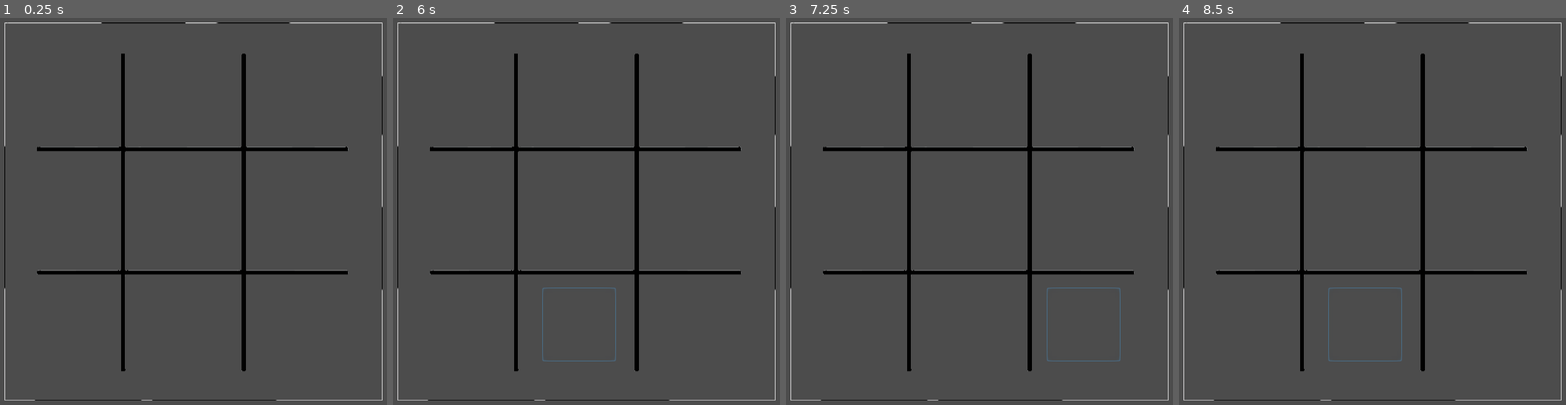
Above: before the commit, frames 1-4 (left to right).
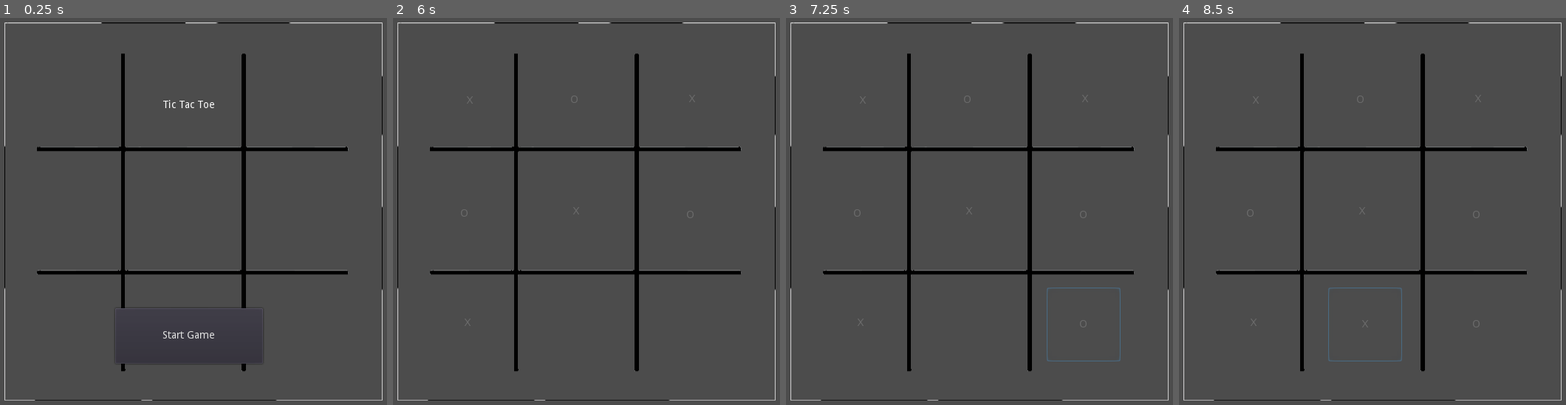
Above: after the commit, the same moments.

Repository: TriNerdia/tic-tac-toe
Game: Godot game, scene res://src/board/Board.tscn
Same seed, same stepped clock (60 frames per second), same inputs: the game is played once before the commit and once after it. Before the commit the project has no main scene; this scene is started directly in both runs.
Inputs (mouse positions are in pixels of both pictures, inside the frame that each line leads up to):
- Up to frame 1 (0.25 s): no input
- Up to frame 2 (6 s): click (470, 99) at 0.52 s; click (574, 99) at 1.25 s; click (690, 99) at 2 s; click (466, 215) at 2.75 s; click (574, 211) at 3.5 s; click (690, 215) at 4.25 s; click (466, 323) at 5 s; click (578, 323) at 5.75 s
- Up to frame 3 (7.25 s): click (1083, 323) at 6.5 s
- Up to frame 4 (8.5 s): click (1256, 99) at 7.27 s; click (1364, 323) at 8 s

The runs differ from the first frame. In frame 1, 0.6% of the frame differs, in the area x 31-66%, y 21-90%; in frame 2, 0.2%; in frame 3, less than 0.1%; in frame 4, less than 0.1%.

Commit message:
update

Diff:
--- a/project.godot
+++ b/project.godot
@@ -11,6 +11,7 @@
 [application]
 
 config/name="tic-tac-toe"
+run/main_scene="res://src/board/Board.tscn"
 config/icon="res://icon.png"
 
 [display]
--- a/src/board/Board.gd
+++ b/src/board/Board.gd
@@ -1,7 +1,71 @@
 extends Node2D
 
+
+
+var p1_turn = true
+var gameboard = [0,0,0,0,0,0,0,0,0]
+
 func _ready():
-	$BoardButton.connect("set_state", self, "button_pressed", [$BoardButton.text])
+	$BG_Music.play()
+	#$BoardButton.connect("set_state", self, "button_pressed", [$BoardButton.text])
 
-func button_pressed(buttonText):
-	buttonText = "x"
+func compare_index(indx1, indx2, indx3):
+	if gameboard[indx1] == 0||gameboard[indx2]==0||gameboard[indx3]==0:
+		return false
+	elif gameboard[indx1] == gameboard[indx2] && gameboard[indx1] == gameboard[indx3]:
+		return true
+	else:
+		return false
+
+func game_over():
+	#Rows
+	if compare_index(0,1,2):
+		return true
+	elif compare_index(3,4,5):
+		return true
+	elif compare_index(6,7,8):
+		return true
+	#Columns
+	elif compare_index(0,3,6):
+		return true
+	elif compare_index(1,4,7):
+		return true
+	elif compare_index(2,5,8):
+		return true
+	#Diagnals
+	elif compare_index(0,4,8):
+		return true
+	elif compare_index(2,4,6):
+		return true
+	#No Matches
+	else:
+		return false
+
+func game_tie():
+	for indx in gameboard:
+		if indx == 0:
+			return false
+	return true
+
+# This receives the signal from button pressed
+# Pressed_button is the object button that was pressed
+func button_pressed(Pressed_button):
+	if Pressed_button.text == " ":
+		if p1_turn:
+			Pressed_button.text = "X"
+			gameboard[int(Pressed_button.name[11])-1] = 1
+			$X_Sound.play()
+		else:
+			Pressed_button.text = "O"
+			gameboard[int(Pressed_button.name[11])-1] = 2
+			$O_Sound.play()
+		if game_over():
+			if p1_turn:
+				print("Player 1 Wins")
+			else:
+				print("Player 2 Wins")
+		elif game_tie():
+			print("Game is a tie")
+		p1_turn = !p1_turn
+		print(gameboard)
+		Pressed_button.set_disabled(true)
--- a/src/board/Board.tscn
+++ b/src/board/Board.tscn
@@ -1,8 +1,12 @@
-[gd_scene load_steps=4 format=2]
+[gd_scene load_steps=8 format=2]
 
 [ext_resource path="res://src/board/Board.gd" type="Script" id=1]
 [ext_resource path="res://data/board.png" type="Texture" id=2]
 [ext_resource path="res://src/board/BoardButton.tscn" type="PackedScene" id=3]
+[ext_resource path="res://data/x.wav" type="AudioStream" id=4]
+[ext_resource path="res://data/O.wav" type="AudioStream" id=5]
+[ext_resource path="res://data/A_A_Aalto_-_Sneak.wav" type="AudioStream" id=6]
+[ext_resource path="res://src/board/HUD.tscn" type="PackedScene" id=7]
 
 [node name="Board" type="Node2D" index="0"]
 
@@ -13,7 +17,7 @@
 position = Vector2( 306.031, 294.264 )
 texture = ExtResource( 2 )
 
-[node name="BoardButton" parent="." index="1" instance=ExtResource( 3 )]
+[node name="BoardButton1" parent="." index="1" instance=ExtResource( 3 )]
 
 margin_left = 98.0
 margin_top = 94.0
@@ -75,3 +79,34 @@
 margin_top = 397.0
 margin_right = 497.0
 margin_bottom = 497.0
+
+[node name="X_Sound" type="AudioStreamPlayer" parent="." index="10"]
+
+stream = ExtResource( 4 )
+volume_db = 0.0
+pitch_scale = 1.0
+autoplay = false
+mix_target = 0
+bus = "Master"
+
+[node name="O_Sound" type="AudioStreamPlayer" parent="." index="11"]
+
+stream = ExtResource( 5 )
+volume_db = 0.0
+pitch_scale = 1.0
+autoplay = false
+mix_target = 0
+bus = "Master"
+
+[node name="BG_Music" type="AudioStreamPlayer" parent="." index="12"]
+
+stream = ExtResource( 6 )
+volume_db = 0.0
+pitch_scale = 1.0
+autoplay = false
+mix_target = 0
+bus = "Master"
+
+[node name="HUD" parent="." index="13" instance=ExtResource( 7 )]
+
+[connection signal="pressed" from="BoardButton1" to="." method="_on_BoardButton_pressed"]
--- a/src/board/BoardButton.gd
+++ b/src/board/BoardButton.gd
@@ -1,6 +1,12 @@
 extends Button
 
-signal set_state(buttonText)
+#signal set_state(buttonText)
 
-func _pressed():
-	emit_signal("set_state")
+#func _pressed():
+#	emit_signal("set_state")
+
+
+func _ready():
+	self.text = " "
+	var Board = get_node("/root/Board")
+	self.connect("pressed",Board,"button_pressed",[self])
--- a/src/board/BoardButton.tscn
+++ b/src/board/BoardButton.tscn
@@ -24,4 +24,4 @@
 flat = true
 align = 1
 script = ExtResource( 1 )
-_sections_unfolded = [ "Pause", "Theme", "Visibility", "custom_styles" ]
+_sections_unfolded = [ "Anchor", "Focus", "Grow Direction", "Hint", "Margin", "Material", "Mouse", "Pause", "Rect", "Size Flags", "Theme", "Visibility", "custom_colors", "custom_constants", "custom_fonts", "custom_styles" ]
--- /dev/null
+++ b/src/board/HUD.gd
@@ -0,0 +1,15 @@
+extends CanvasLayer
+
+signal start_game
+
+func show_message(text):
+	$MessageLabel.text = text
+	$MessageLabel.show()
+	$StartBtn.show()
+
+
+
+func _on_StartBtn_pressed():
+	$StartBtn.hide()
+	$MessageLabel.hide()
+	emit_signal("start_game")
--- /dev/null
+++ b/src/board/HUD.tscn
@@ -0,0 +1,64 @@
+[gd_scene load_steps=2 format=2]
+
+[ext_resource path="res://src/board/HUD.gd" type="Script" id=1]
+
+[node name="HUD" type="CanvasLayer"]
+
+layer = 1
+offset = Vector2( 0, 0 )
+rotation = 0.0
+scale = Vector2( 1, 1 )
+transform = Transform2D( 1, 0, 0, 1, 0, 0 )
+script = ExtResource( 1 )
+
+[node name="StartBtn" type="Button" parent="." index="0"]
+
+anchor_left = 0.5
+anchor_top = 1.0
+anchor_right = 0.5
+anchor_bottom = 1.0
+margin_left = -100.0
+margin_top = -175.0
+margin_right = 100.0
+margin_bottom = -100.0
+rect_pivot_offset = Vector2( 0, 0 )
+rect_clip_content = false
+focus_mode = 2
+mouse_filter = 0
+mouse_default_cursor_shape = 0
+size_flags_horizontal = 1
+size_flags_vertical = 1
+toggle_mode = false
+enabled_focus_mode = 2
+shortcut = null
+group = null
+text = "Start Game"
+flat = false
+align = 1
+_sections_unfolded = [ "Margin" ]
+
+[node name="MessageLabel" type="Label" parent="." index="1"]
+
+anchor_left = 0.5
+anchor_top = 0.0
+anchor_right = 0.5
+anchor_bottom = 0.0
+margin_left = -100.0
+margin_top = 100.0
+margin_right = 100.0
+margin_bottom = 200.0
+rect_pivot_offset = Vector2( 0, 0 )
+rect_clip_content = false
+mouse_filter = 2
+mouse_default_cursor_shape = 0
+size_flags_horizontal = 1
+size_flags_vertical = 4
+text = "Tic Tac Toe"
+align = 1
+valign = 1
+percent_visible = 1.0
+lines_skipped = 0
+max_lines_visible = -1
+_sections_unfolded = [ "Margin" ]
+
+[connection signal="pressed" from="StartBtn" to="." method="_on_StartBtn_pressed"]
Not shown, added: data/A_A_Aalto_-_Sneak.wav.import
Not shown, added: data/O.wav.import
Not shown, added: data/x.wav.import
Not shown, added: data/A_A_Aalto_-_Sneak.mp3
Not shown, added: data/A_A_Aalto_-_Sneak.wav
Not shown, added: data/O.wav
Not shown, added: data/x.wav
